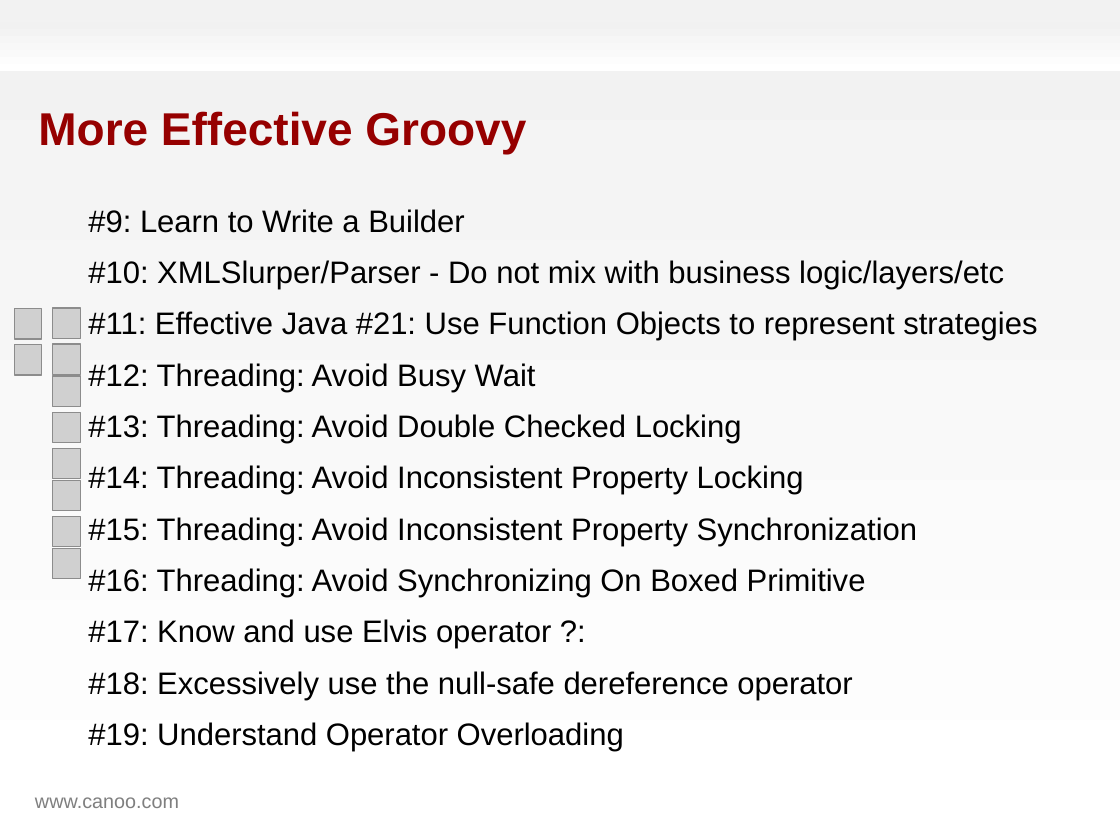
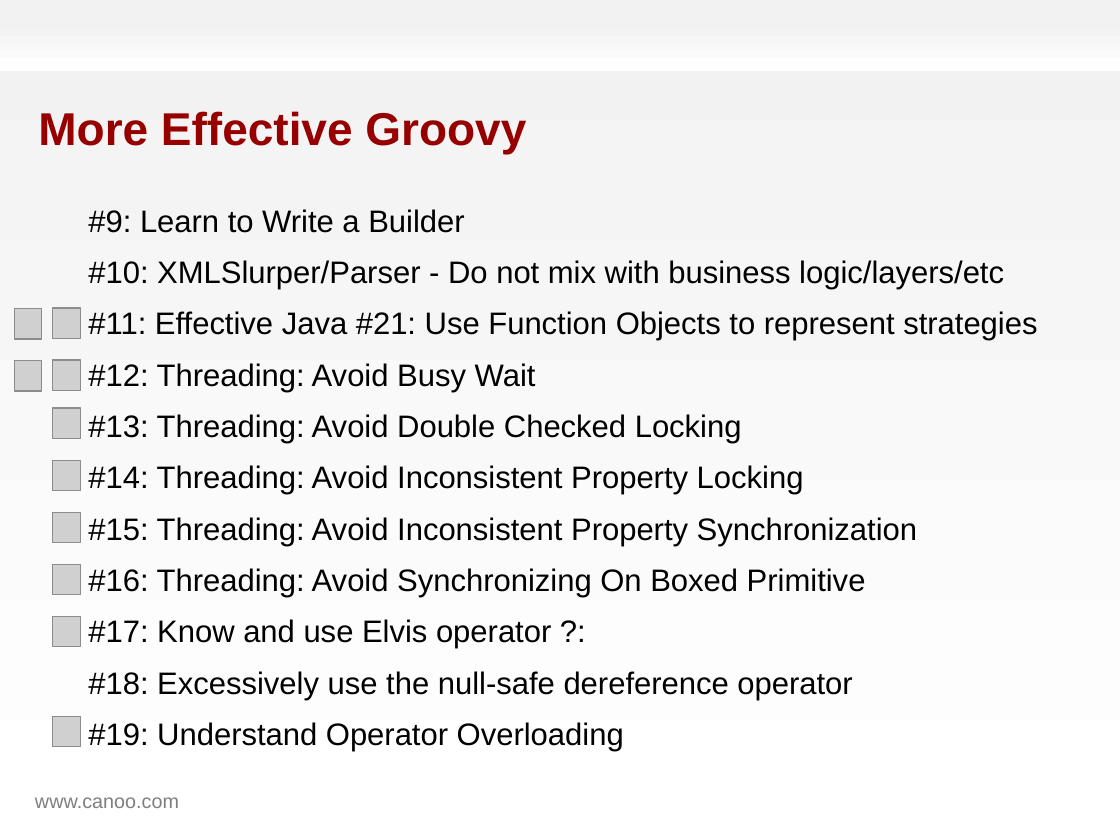
Before and after one commit to HamletDRC/presentations, a slide deck: slide 146 of effectivegroovy/effectivegroovy.odp (slide 141 before the commit). Drawn at 1120x840 pixels with LibreOffice and Linux fonts; fonts in the diff are those of the drawing; grey boxes stand for pictures; background and template pictures are left out. Boxes give left, top, right and bottom in pixels: in the first picture for what was removed or moved away, otherwise in the second. Text is boxed around its words. In the diff, an @@ line names an element or a change of style, - is before the commit and + after.

Commit message:
finish effective Groovy for gr8

```diff
--- a/effectivegroovy/effectivegroovy.odp
+++ b/effectivegroovy/effectivegroovy.odp
@@ picture: place and size @@
-picture at box(52, 413, 80, 443)
+picture at box(52, 409, 80, 439)
@@ picture: place and size @@
-picture at box(52, 448, 80, 479)
+picture at box(52, 460, 80, 491)
@@ picture: place and size @@
-picture at box(52, 516, 80, 547)
+picture at box(52, 512, 80, 543)
@@ 3 pictures: place and size @@
-3 pictures at box(14, 345, 80, 578)
+3 pictures at box(14, 360, 80, 595)
@@ picture: place and size @@
-picture at box(52, 480, 80, 510)
+picture at box(52, 616, 80, 646)
@@ picture: place and size @@
-picture at box(52, 376, 80, 407)
+picture at box(52, 717, 80, 747)
```
Also in this commit, not shown: 2 other slides changed, 7 slides added, 2 slides removed.
